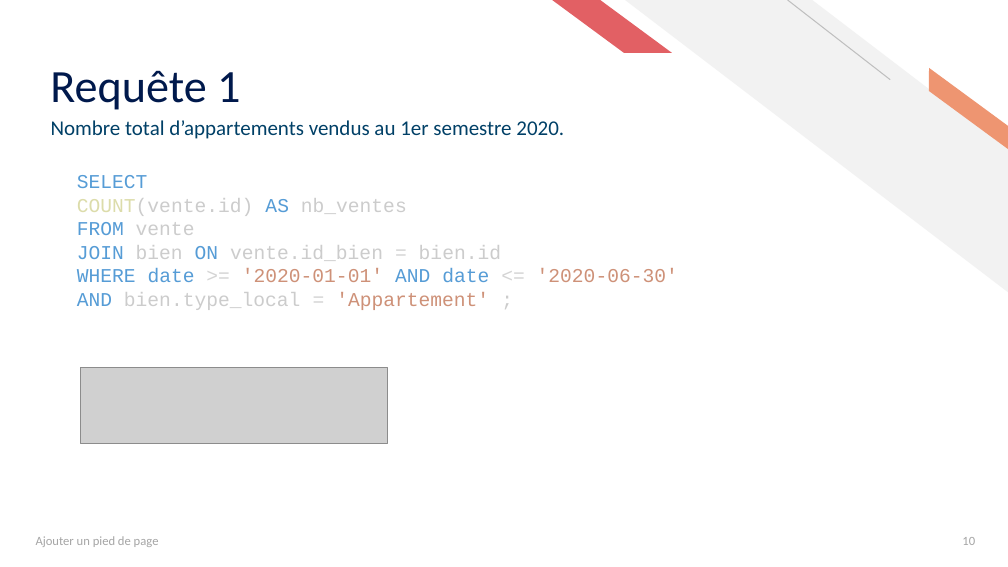
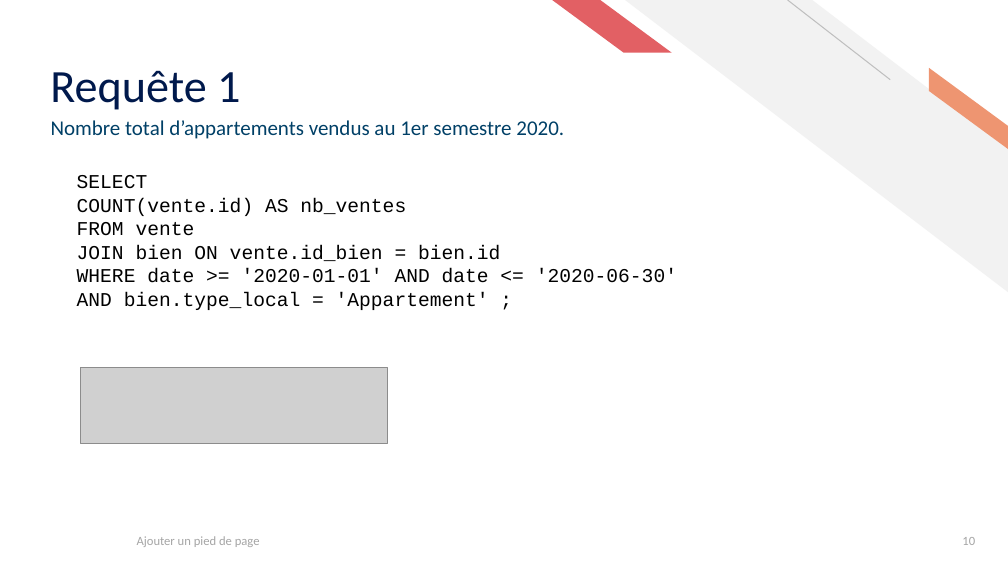
Before and after one commit to ziedbelhocine/Cours-OC, a slide deck: slide 10 of Data_Analyst/Projet_5/Présentation_P5+DA.pptx. Drawn at 1008x567 pixels with LibreOffice and Linux fonts; fonts in the diff are those of the drawing; grey boxes stand for pictures. Boxes give left, top, right and bottom in pixels: in the first picture for what was removed or moved away, otherwise in the second. Text is boxed around its words. In the diff, an @@ line names an element or a change of style, - is before the commit and + after.

```diff
--- a/Data_Analyst/Projet_5/Présentation_P5+DA.pptx
+++ b/Data_Analyst/Projet_5/Présentation_P5+DA.pptx
@@ text "SELECT" at [77, 175, 677, 310]: text colour #569CD6 to #000000 in "SELECT", "AS", "FROM", "JOIN ON" and 2 more places; text colour #DCDCAA to #000000 in "COUNT(vente.id)"; text colour #CCCCCC to #000000 in "COUNT(vente.id) nb_ventes", "vente", "bien vente.id_bien bien.id", "bien.type_local ;"; text colour #D4D4D4 to #000000 in "=", ">= <=", "="; text colour #CE9178 to #000000 in "'2020-01-01' '2020-06-30'", "'Appartement'" @@
@@ text "Ajouter un pied de page" at [137, 536, 260, 547]: alignment left to centre @@
```
Also in this commit, not shown: 18 other slides changed, 5 other files.
